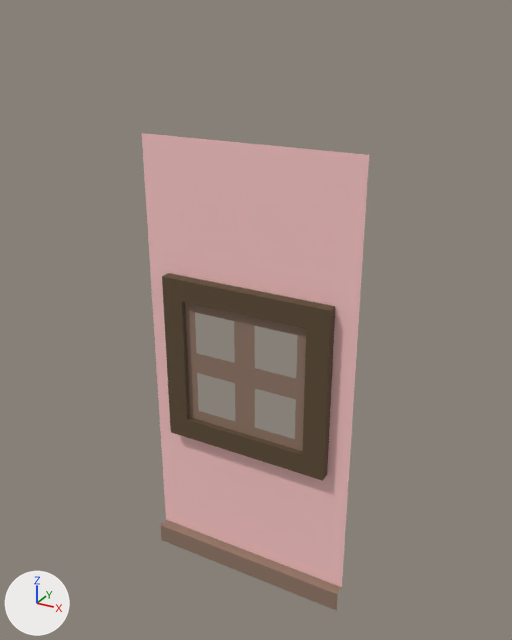
An edit to the FBX model Content/Game_Art/FBX/Archi/SM_Fenetre_1x1.fbx, drawn before and after from the same camera.
Both versions are drawn from a 50 mm camera at (0.87, -1.47, 2.57) aimed at (-0.48, 0.99, 1.35). Arrows for +X, +Y and +Z are at lower left; the lights stay in place. Where no turn or scale is listed for an object, it has been applied to the vertices.

The scene before the commit, as lines of its bpy script (objects in view):
```python
me_mesh = bpy.data.meshes.new('Mesh')
me_mesh.from_pydata(...)  # 66 vertices, 52 faces; spans x -1.0..0.0, y 0.9..0.95, z 0.0..2.1
# faces by material slot: [8, 20, 24]
me_mesh.materials.append(mat_material__40)  # pink #ffcaca
me_mesh.materials.append(mat_material__41)  # brown #937868
me_mesh.materials.append(mat_material__42)  # brown #5d4b35
ob_sm_fenetre_1x1 = bpy.data.objects.new('SM_Fenetre_1x1', me_mesh)
ob_sm_fenetre_1x1.location = (0.0, 0.0, 0.0)
```
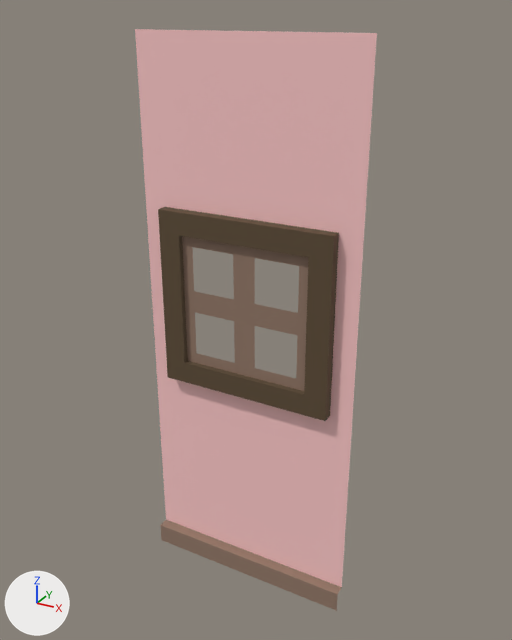
What changed in the scene script:
```text
Change me_mesh:
    where me_mesh.from_pydata(...)  # 66 vertices, 52 faces; spans x -1.0..0.0, y 0.9..0.95, z 0.0..2.1
    used by ob_sm_fenetre_1x1; location = (0.0, 0.0, 0.0)
    me_mesh part 1: all 49 vertices in x -0.9..-0.1, y 0.9..0.95, z 0.7..1.5 are moved by (0.0, 0.0, 0.3)
    me_mesh part 2: all 3 vertices in x -1.0..0.0, y 0.95, z 2.1 are moved by (0.0, 0.0, 0.4)
```

Changed parts and their boxes [x1, y1, x2, y2] in the pictures (512 x 640 px; the box of a moved part takes in the faces that stretch with it):
'SM_Fenetre_1x1', reshaped (7% wider, 22% taller)
    before: [142, 133, 369, 611]
    after: [135, 29, 377, 611]
part 1 of me_mesh, moved or reshaped
    before: [156, 273, 353, 587]
    after: [156, 207, 353, 587]
part 2 of me_mesh, moved or reshaped
    before: [142, 133, 369, 411]
    after: [135, 29, 377, 409]
